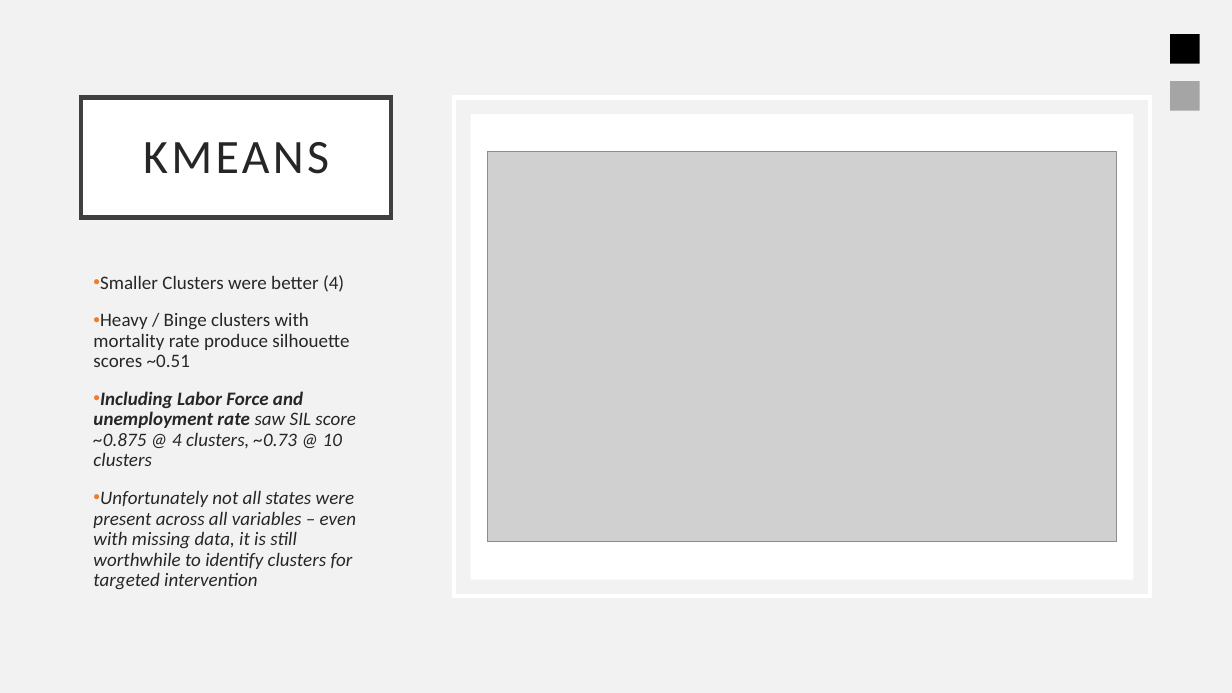
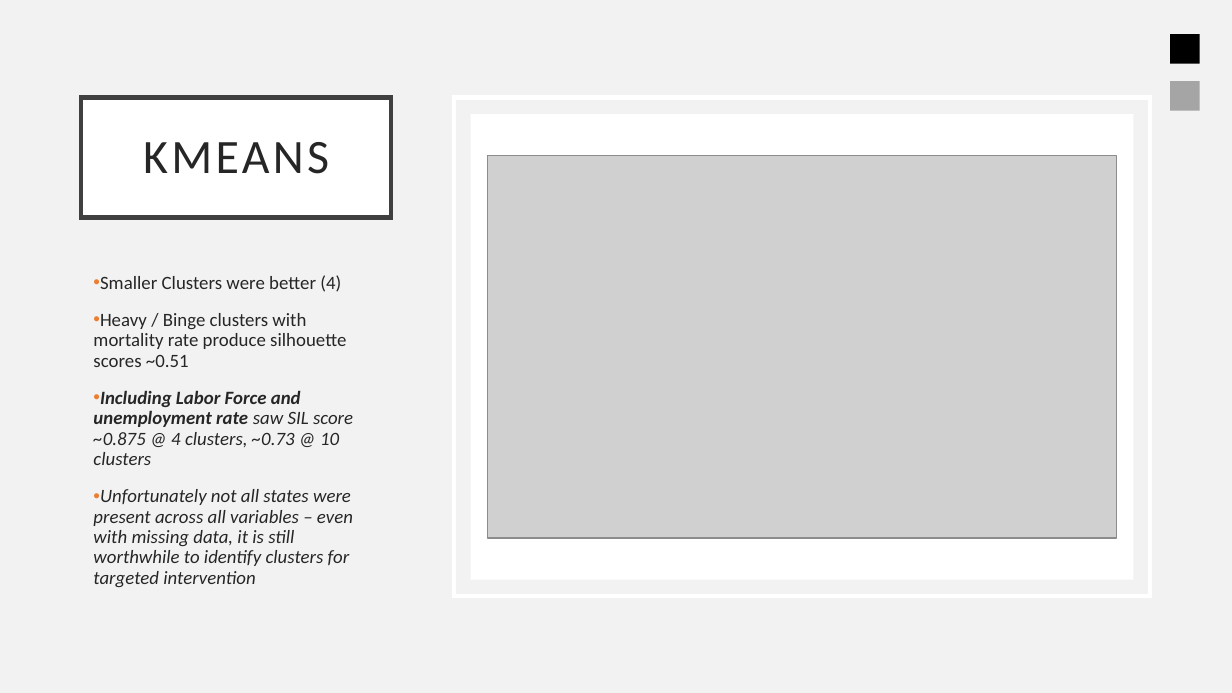
Before and after one commit to khiggins115/capstone_final, a slide deck: slide 17 of deliverables/capstone_KH.pptx. Drawn at 1232x693 pixels with LibreOffice and Linux fonts; fonts in the diff are those of the drawing; grey boxes stand for pictures. Boxes give left, top, right and bottom in pixels: in the first picture for what was removed or moved away, otherwise in the second. Text is boxed around its words. In the diff, an @@ line names an element or a change of style, - is before the commit and + after.

Commit message:
KMeans got too big, plotly crashed another notebook - final final push

```diff
--- a/deliverables/capstone_KH.pptx
+++ b/deliverables/capstone_KH.pptx
@@ picture: place and size @@
-picture at box(488, 152, 1117, 542)
+picture at box(488, 155, 1117, 537)
@@ text "Smaller Clusters were better (4)" at box(93, 275, 353, 587): size 11.1 to 11 pt @@
```
Also in this commit, not shown: 1 other slide changed, 2 slides added, 11 other files.
